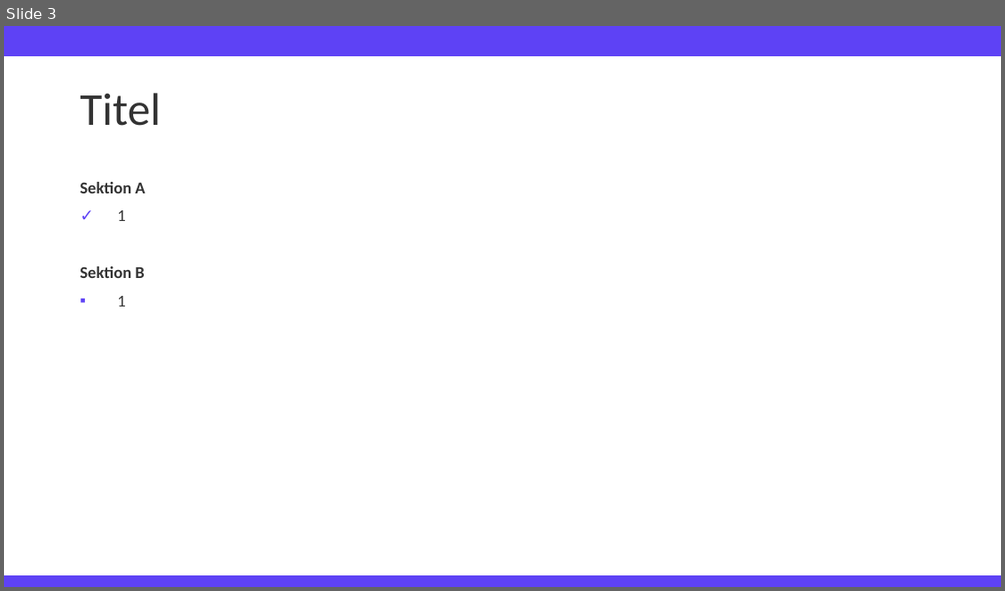
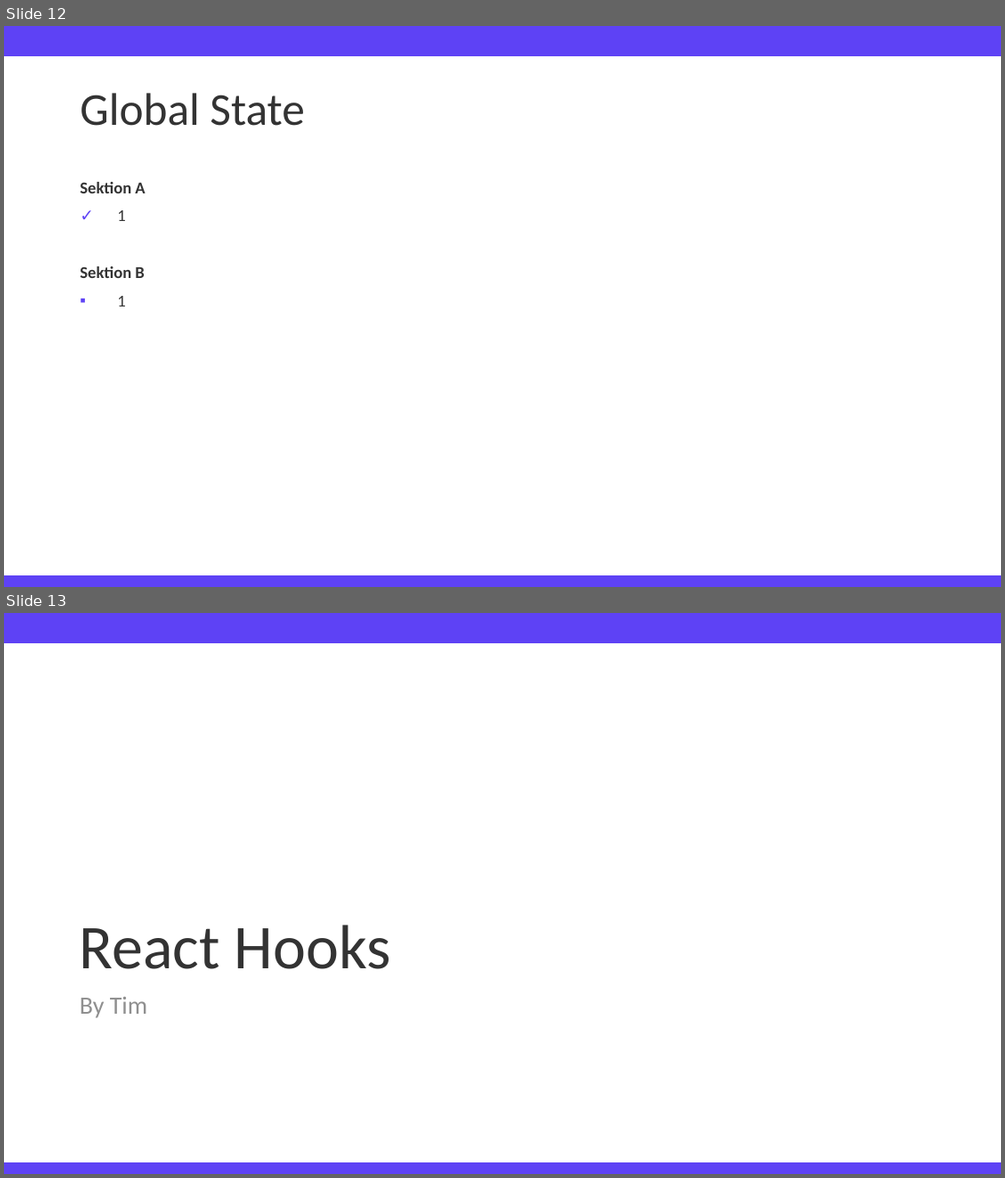
Before and after one commit to TimFehrmannAclue/techlabor_trainings_react_advanced, a slide deck: training_react_advanced.pptx. Shown one above the other, each under a label of ours: slide 3 before the commit, slides 12 and 13 after it. The pictures are 1005x591 and 1005x1178 pixels, drawn with LibreOffice and Linux fonts; fonts in the diff are those of the drawing; background and template pictures are left out. Boxes give left, top, right and bottom in pixels: in the first picture for what was removed or moved away, otherwise in the second. Text is boxed around its words. In the diff, an @@ line names an element or a change of style, - is before the commit and + after.

```diff
--- a/training_react_advanced.pptx
+++ b/training_react_advanced.pptx
@@ slide 13 added at [4,613,1001,1174], background #FFFFFF; not listed: 2 template elements that a slide beside it also shows @@
@@ title added at [80,925,391,969], 60 pt, text #333333 @@
+React Hooks
@@ text added at [80,997,147,1018], 24 pt, text #909090 @@
+By Tim
@@ what was slide 3 is now slide 12 @@
@@ slide 12 changed as well @@
@@ title at [80,93,304,126]: text changed @@
-Titel
+Global State
```
Also in this commit, not shown: 3 other slides changed, 11 other slides added, 1 other file.
